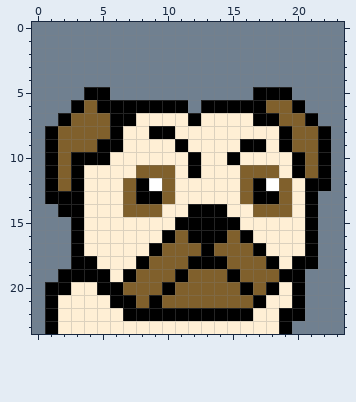
A pixel-art sprite gets an edit: converter/output.png. Above is the file before it was changed.
The file is 240x240 pixels, drawn in blocks of 10x10; one block is one cell here.
And afterwards:
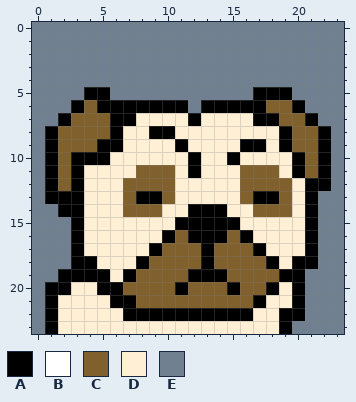
Palette (. is transparent): A #000000  B #ffffff  C #80602c  D #ffefd5  E #708090
From old to new:
Colour A replaces colour C in row 19 at x 12 to 14; in row 20 at x 11 and 15.
Colour C replaces colour A in row 12 at x 8 and 17; in row 18 at x 12 and 14; in row 19 at x 11 and 15; in row 20 at x 10 and 16; in row 21 at x 9.
Colour C replaces colour B in row 12 at x 9 and 18.
Boxes around the changes in both pictures, in picture pixels (x1, y1, x2, y2):
changed: (136, 178, 162, 191)
changed: (253, 178, 279, 191)
changed: (149, 256, 253, 308)
